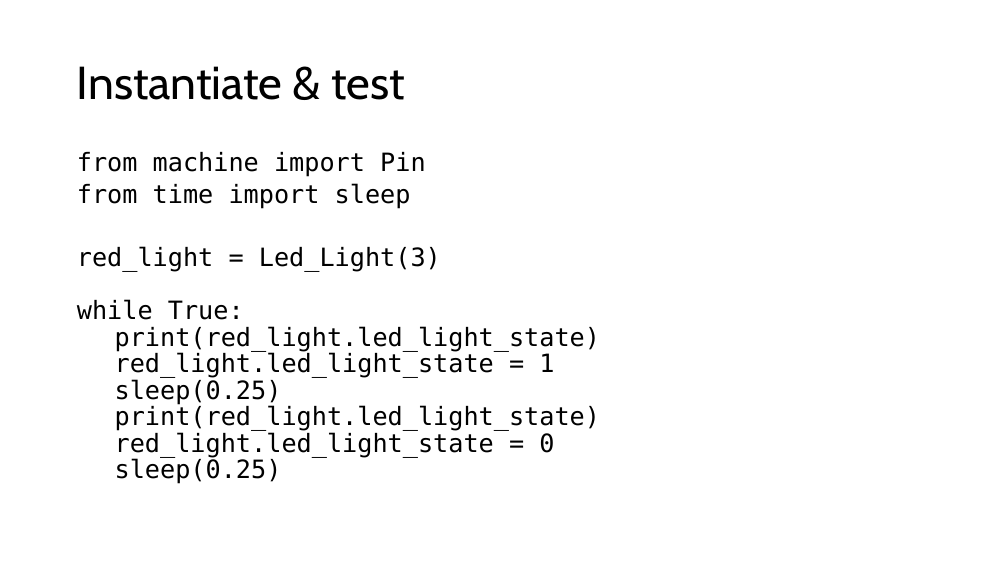
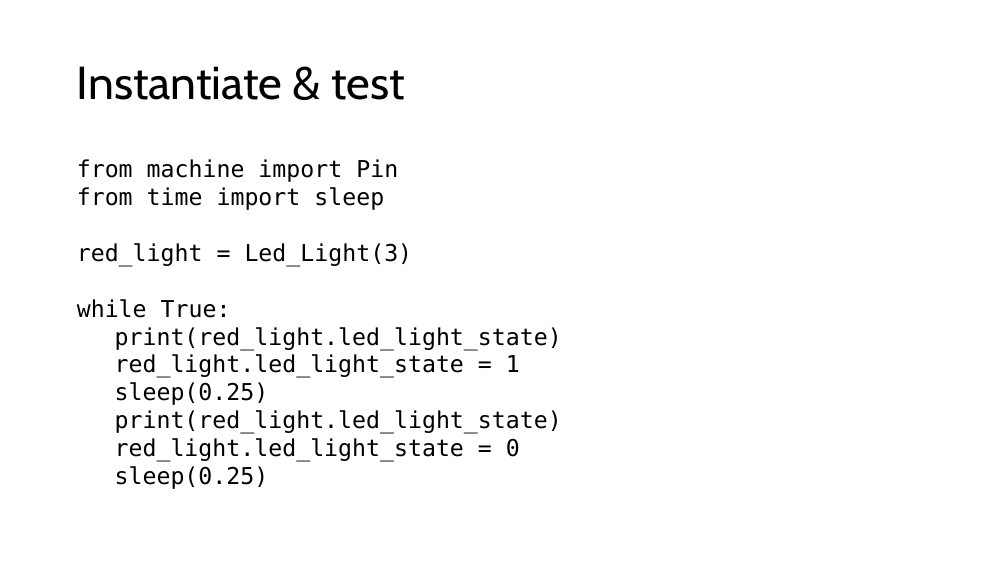
Before and after one commit to TempeHS/MicroPython_OOP_Pi_Pico_Mini_Project_Source, a slide deck: slide 18 of tutorials/presentations/Lecture2.pptx. Drawn at 1008x567 pixels with LibreOffice and Linux fonts; fonts in the diff are those of the drawing. Boxes give left, top, right and bottom in pixels: in the first picture for what was removed or moved away, otherwise in the second. Text is boxed around its words. In the diff, an @@ line names an element or a change of style, - is before the commit and + after.

```diff
--- a/tutorials/presentations/Lecture2.pptx
+++ b/tutorials/presentations/Lecture2.pptx
@@ text "from machine import Pin" at bbox=[77, 159, 562, 489]: size 24.1 to 22.1 pt; line spacing 0.7 to 1; less space between paragraphs @@
```
Also in this commit, not shown: 10 other slides changed, 16 other files.
